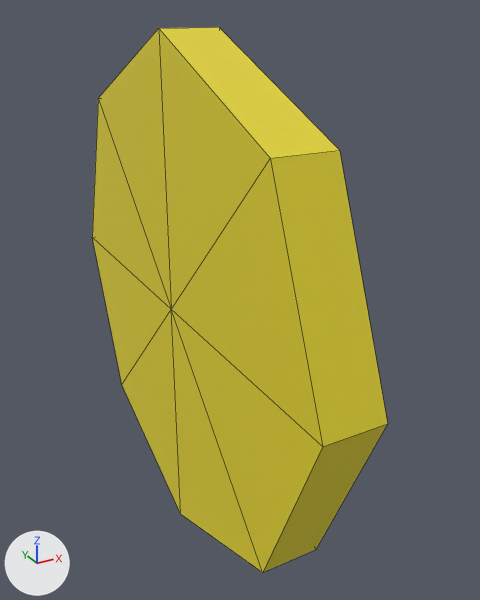
The FBX model Environment/Environment_01/scenes/Asset_coin_01.fbx: old version first, new version second.
One viewpoint serves both versions: a 50 mm camera at (-0.697, -1.508, 1.432) aimed at (0.104, -0.053, 0.704). The axes (+X, +Y, +Z) are drawn at lower left. The lights are the same throughout. Mesh edges are drawn as thin lines. Where no turn or scale is listed for an object, it has been applied to the vertices.

In view in the first picture: 'Asset_coin'.
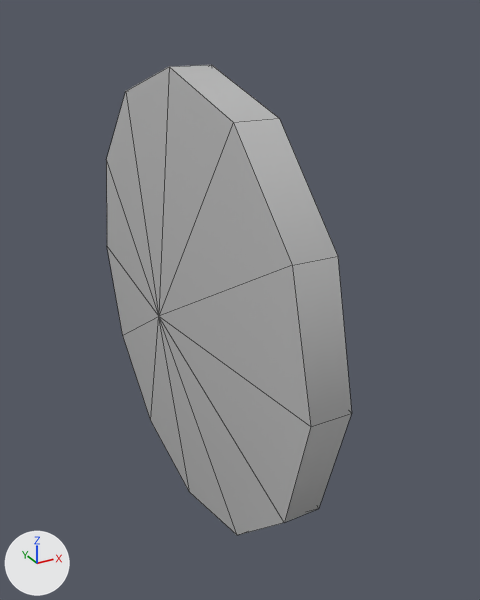
The edits, one by one:
Material 'lambert1' (mat_lambert1) is new.
Its base color is (0.5, 0.5, 0.5) (grey #bcbcbc).
me_mesh is used by ob_asset_coin; location (0.0, 0.0, 0.0).
me_mesh had 18 vertices, 24 faces and spanned x -0.076..0.076, y -0.695..0.695, z 0.0..1.39.
me_mesh no longer uses material mat_tex_coin (yellow #e7d72c).
me_mesh now has 26 vertices, 36 faces and spans x -0.113..0.113, y -0.618..0.618, z 0.071..1.307.
me_mesh part 1: the whole mesh is rebuilt.
me_mesh now uses material mat_lambert1 (grey #bcbcbc).

What differs and where, as boxes (x1, y1, x2, y2) in the pictures (480 x 600 px):
'Asset_coin', reshaped (17% narrower, 14% shorter)
    before: (92, 27, 388, 573)
    after: (106, 65, 352, 535)
